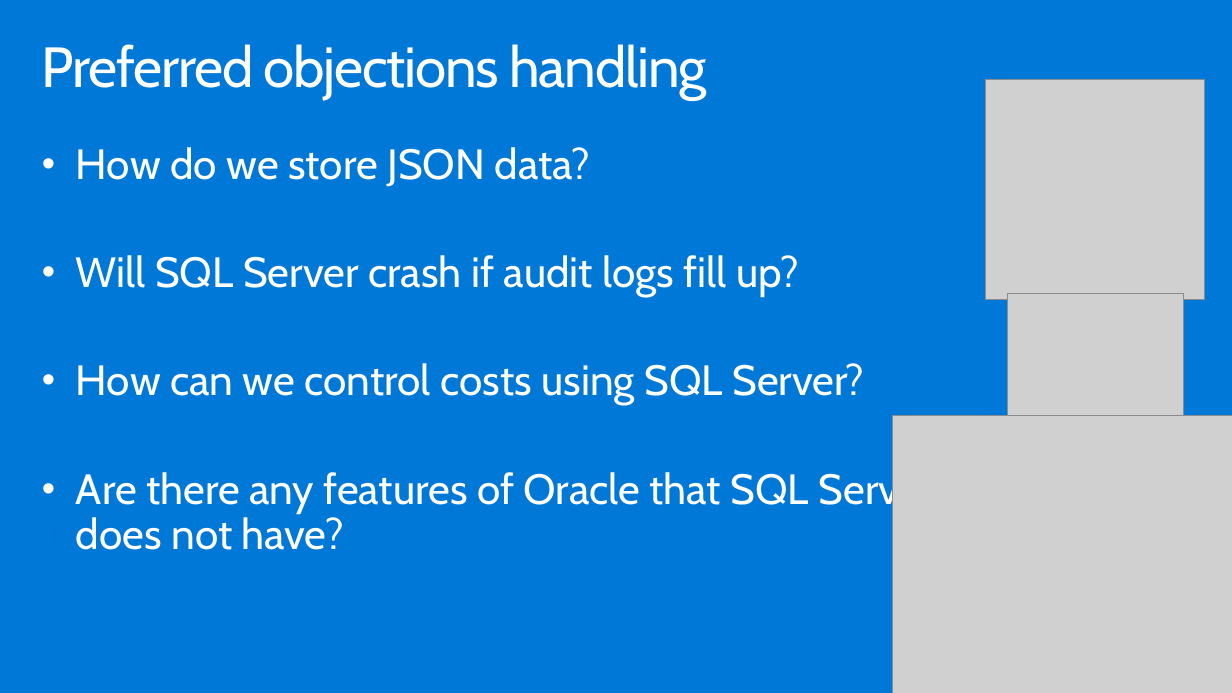
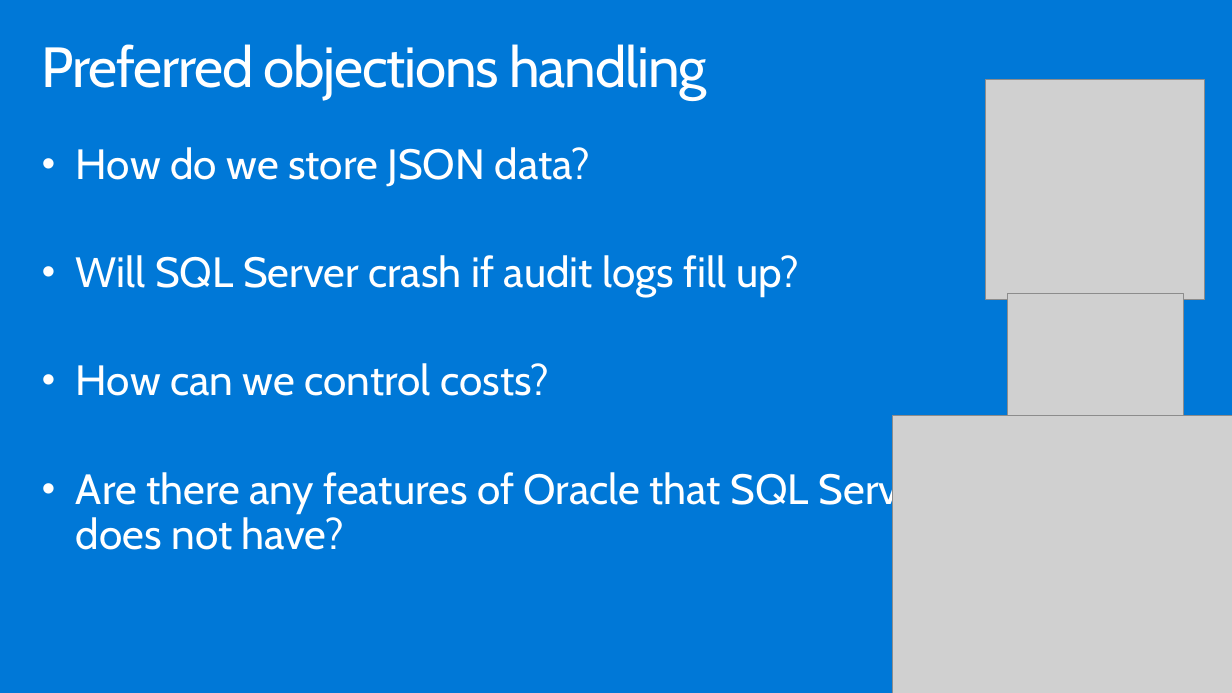
Before and after one commit to sumitmalik51/MCW-Migrating-Oracle-to-Azure-SQL-and-PostgreSQL, a slide deck: slide 24 of Whiteboard design session/WDS trainer presentation - Migrating Oracle to Azure SQL.pptx. Drawn at 1232x693 pixels with LibreOffice and Linux fonts; fonts in the diff are those of the drawing; grey boxes stand for pictures. Boxes give left, top, right and bottom in pixels: in the first picture for what was removed or moved away, otherwise in the second. Text is boxed around its words. In the diff, an @@ line names an element or a change of style, - is before the commit and + after.

```diff
--- a/Whiteboard design session/WDS trainer presentation - Migrating Oracle to Azure SQL.pptx
+++ b/Whiteboard design session/WDS trainer presentation - Migrating Oracle to Azure SQL.pptx
@@ text at (76,363,549,396): text changed @@
-• How can we control costs using SQL Server?
+• How can we control costs?
```
Also in this commit, not shown: 3 other slides changed.
